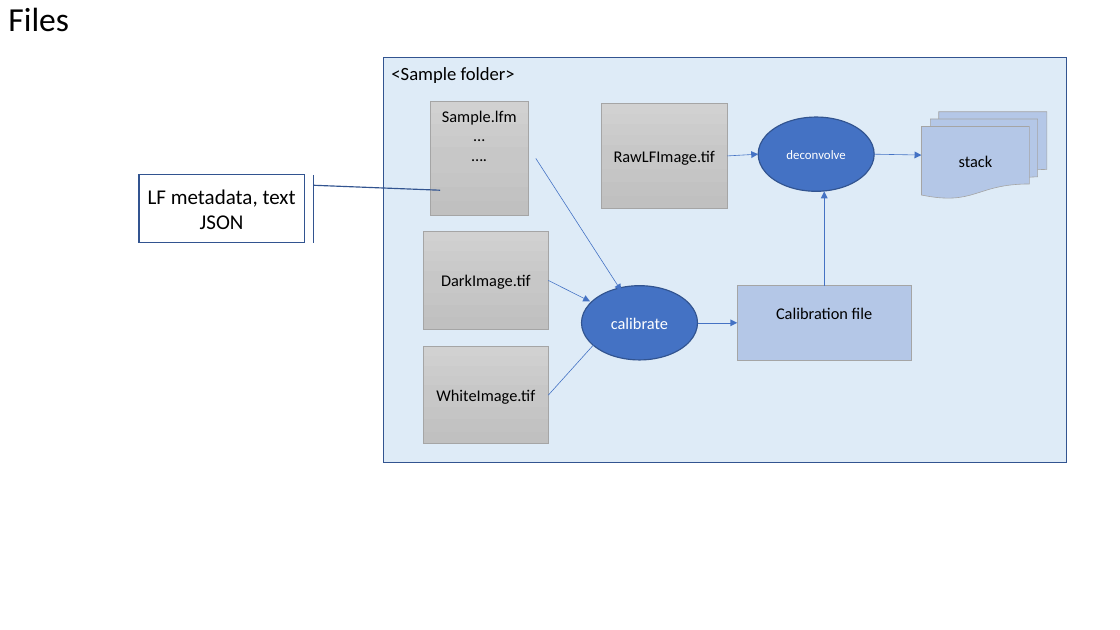
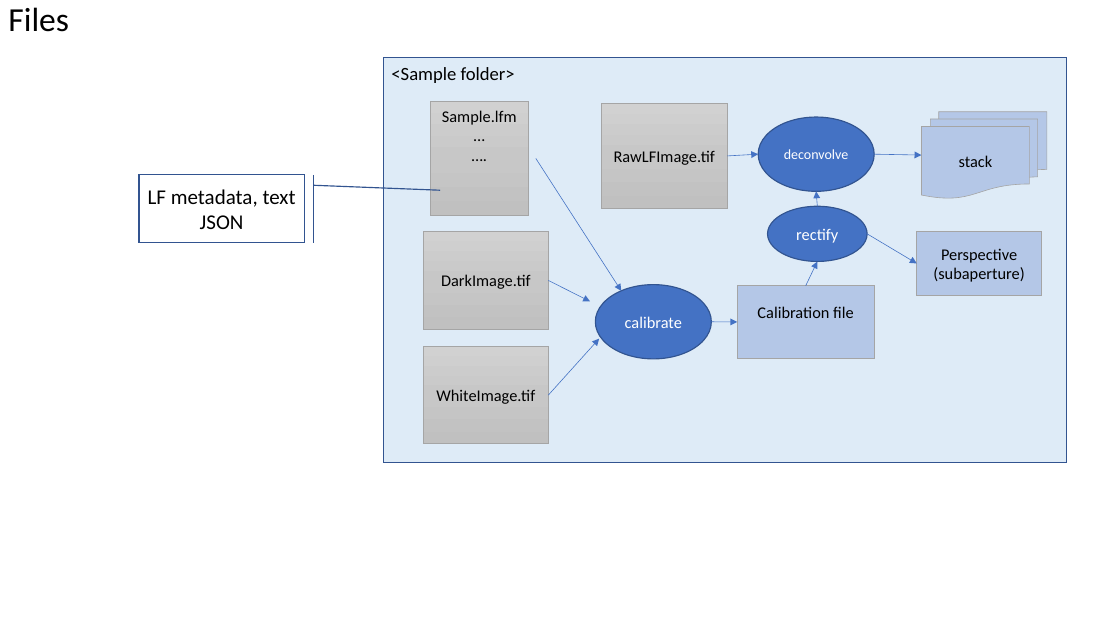
Before and after one commit to PolarizedLightFieldMicroscopy/Documents, a slide deck: slide 5 of LFI plugin/LFM Toolbox.pptx. Drawn at 1120x630 pixels with LibreOffice and Linux fonts; fonts in the diff are those of the drawing. Boxes give left, top, right and bottom in pixels: in the first picture for what was removed or moved away, otherwise in the second. Text is boxed around its words. In the diff, an @@ line names an element or a change of style, - is before the commit and + after.

```diff
--- a/LFI plugin/LFM Toolbox.pptx
+++ b/LFI plugin/LFM Toolbox.pptx
@@ ellipse "deconvolve" at <box>759,117,875,191</box>: size 11 to 12 pt @@
@@ ellipse added at <box>768,207,868,262</box>, fill #4472C4, outline #325491 1 pt, 14 pt, text #FFFFFF @@
+rectify
@@ arrow added from (818, 207) to (817, 192), #4472C4 0.5 pt @@
@@ arrow added from (867, 234) to (917, 264), #4472C4 0.5 pt @@
@@ rectangle added at <box>917,231,1042,295</box>, fill #B4C7E7, outline #A5A5A5 0.5 pt, 14 pt, text #000000 @@
+Perspective
+(subaperture)
@@ arrow moved from (824, 286) - (824, 192) to (806, 286) - (818, 261) @@
@@ ellipse "calibrate": place and size @@
-ellipse "calibrate" at <box>581,286,697,360</box>
+ellipse "calibrate" at <box>596,285,712,359</box>
@@ rectangle "Calibration file": place and size @@
-rectangle "Calibration file" at <box>738,286,912,360</box>
+rectangle "Calibration file" at <box>738,286,875,358</box>
@@ arrow moved from (697, 323) - (738, 323) to (712, 322) - (738, 322) @@
```
